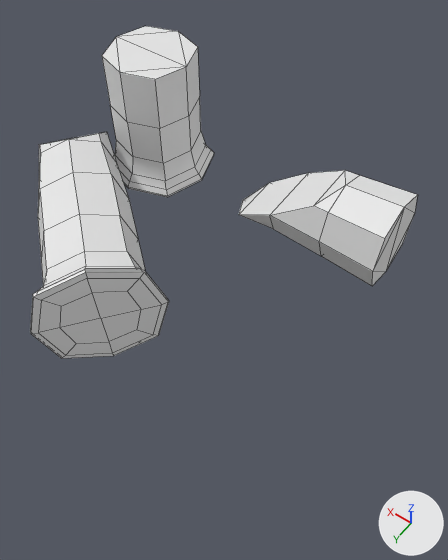
Renders of the FBX model Assets/Models/Pilar.fbx from each side of a commit.
Camera for both pictures: a camera (50 mm lens) standing at (-1.79, 1.92, 2.28) and looking at (-0.85, 0.61, 0.21). Lighting does not change. The marker at lower right points along +X, +Y and +Z. Mesh edges are drawn as thin lines. Where no turn or scale is listed for an object, it has been applied to the vertices.

Names of what the first picture shows: 'Pilar_1', 'Pilar_2', 'Pilar_3'.
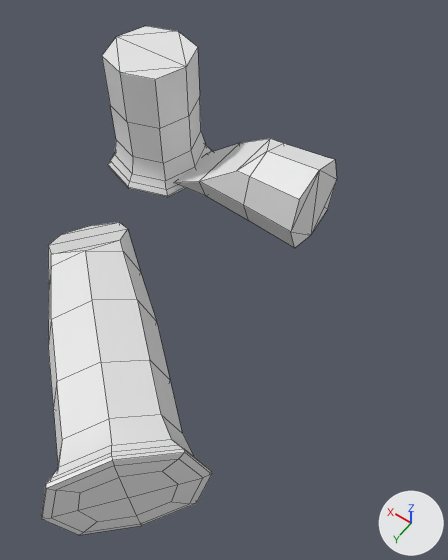
Where the newer file only moved an object's origin or applied its transform, the numbers keep the older frame.

Diff of the bpy script that builds the scene:
```diff
--- a/Assets/Models/Pilar.fbx.py
+++ b/Assets/Models/Pilar.fbx.py
@@ me_mesh_001 @@
 me_mesh_001.from_pydata(...)  # 26 vertices, 30 faces; spans x -0.411..0.401, y -0.21..0.21, z -0.2..0.22
 # used by ob_pilar_2; location = (-0.938, 0.0, 0.211)
+# me_mesh_001 part 1: the whole mesh is moved by (0.406, 0.0, -0.01)
@@ me_mesh_002 @@
 me_mesh_002.from_pydata(...)  # 91 vertices, 92 faces; spans x -0.732..0.586, y -0.534..0.68, z -0.24..0.307
 # used by ob_pilar_3; location = (-0.038, 0.604, 0.231)
+# me_mesh_002 part 2: the whole mesh is moved by (-0.559, 0.474, 0.034)
```

Where the change shows, as pixel boxes (x1, y1, x2, y2) in the pictures (448 x 560 px):
'Pilar_3', mesh moved: before (30, 132, 169, 358); after (41, 222, 212, 535)
'Pilar_2', mesh moved: before (239, 170, 418, 286); after (175, 139, 337, 248)
